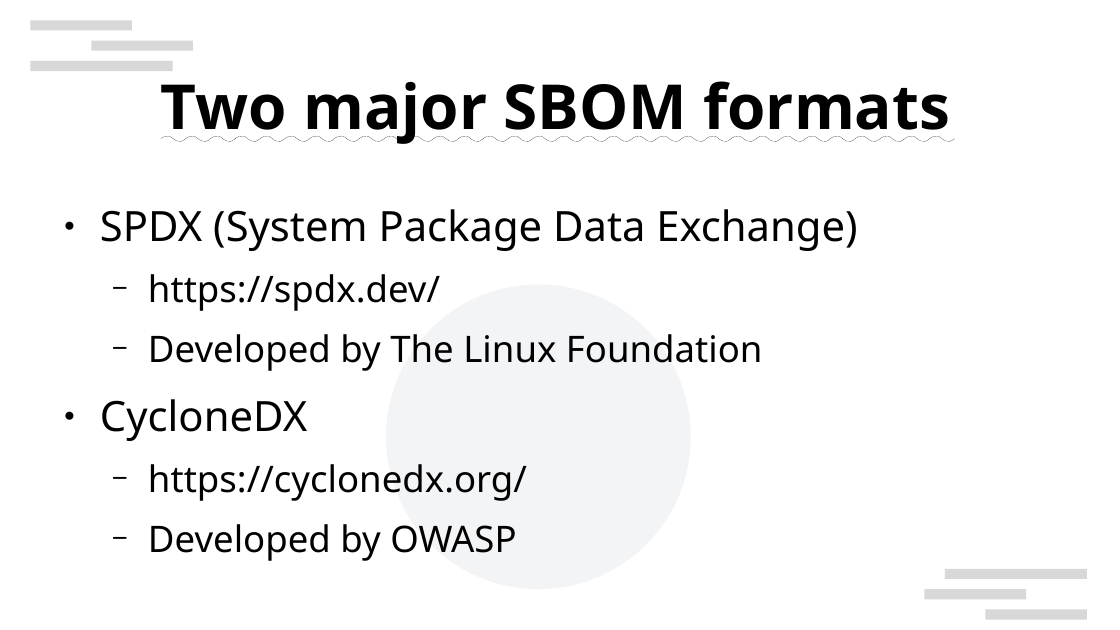
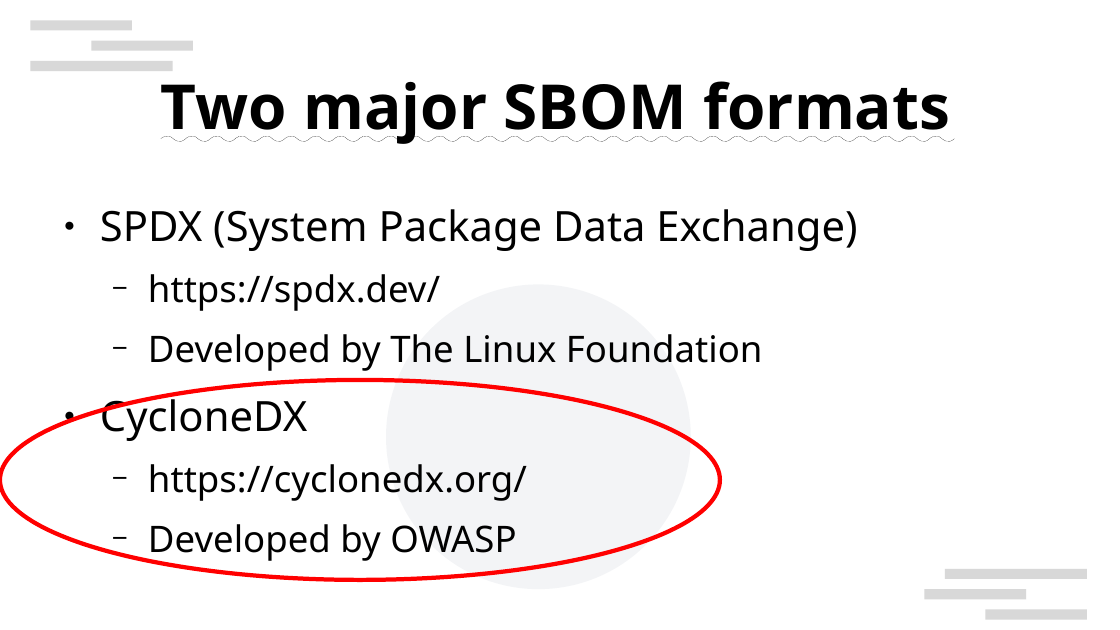
Before and after one commit to naruoga/presentations, a slide deck: slide 11 of COSCUP2024_SupplyChainIssue.odp (slide 10 before the commit). Drawn at 1120x630 pixels with LibreOffice and Linux fonts; fonts in the diff are those of the drawing; background and template pictures are left out. Boxes give left, top, right and bottom in pixels: in the first picture for what was removed or moved away, otherwise in the second. Text is boxed around its words. In the diff, an @@ line names an element or a change of style, - is before the commit and + after.

```diff
--- a/COSCUP2024_SupplyChainIssue.odp
+++ b/COSCUP2024_SupplyChainIssue.odp
@@ ellipse added at box(0, 380, 721, 580), outline #FF0000 3 pt @@
```
Also in this commit, not shown: 5 other slides changed, 1 slide added, 1 other file.
